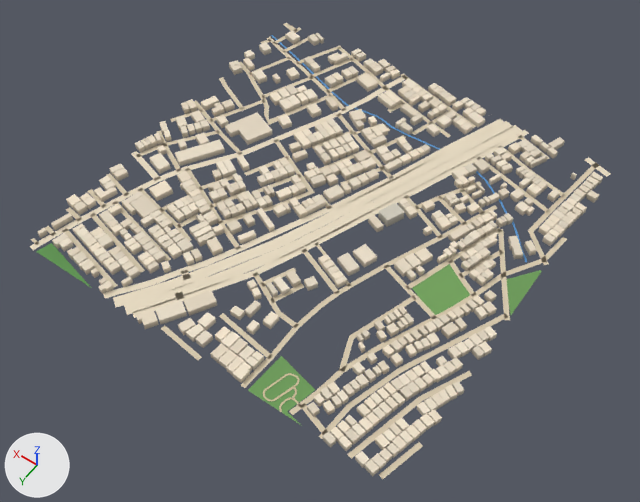
Renders of the glTF model public/assets/bengaluru-region-v1/tiles/t-17_-1-l0.glb from each side of a commit.
Rendered twice from a 50 mm lens placed at (-8644.0, 320.0, 801.0), pointed at (-8267.0, -208.0, -29.0). The axes (+X, +Y, +Z) are drawn at lower left. The lights are the same throughout. The picture after the commit comes second.

The older version as bpy lines, for what is in view:
```python
me_building = bpy.data.meshes.new('building')
me_building.from_pydata(...)  # 5004 vertices, 6311 faces; spans x -6.0..507.0, y -8.0..506.0, z 0.0..12.0
me_building.materials.append(mat_building)
me_ground = bpy.data.meshes.new('ground')
me_ground.from_pydata(...)  # 1042 vertices, 840 faces; spans x -3.0..503.0, y -4.0..504.0, z 1.0
me_ground.materials.append(mat_ground)
ob_building = bpy.data.objects.new('building', me_building)
ob_building.location = (-8500.0, -500.0, 0.0)
ob_ground = bpy.data.objects.new('ground', me_ground)
ob_ground.location = (-8500.0, -500.0, 0.0)
```
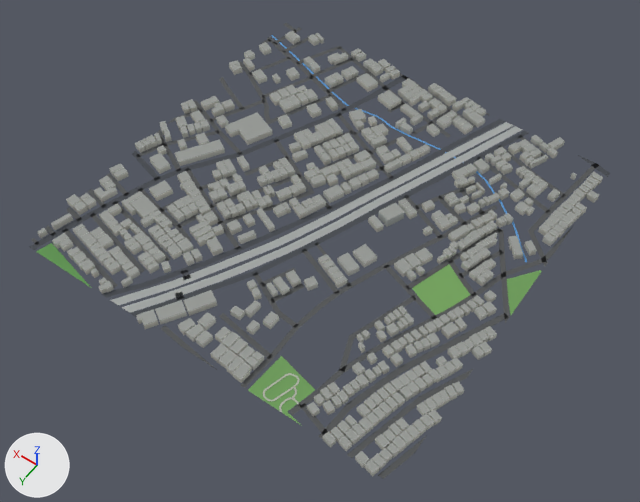
Pixel boxes [x1, y1, x2, y2] of what changed, in the pictures (640 x 502 px; the box of a moved part takes in the faces that stretch with it):
'ground', reshaped
    before: [30, 23, 611, 479]
    after: [30, 23, 610, 479]
part 1 of me_building, recoloured (pale yellow to light grey)
    both: [38, 31, 603, 476]
part 2 of me_ground, rebuilt
    before: [177, 201, 379, 297]
    after: [177, 201, 378, 295]
part 3 of me_ground, rebuilt
    before: [185, 193, 372, 283]
    after: [187, 194, 371, 282]
part 4 of me_ground, rebuilt
    before: [366, 121, 513, 200]
    after: [373, 126, 523, 206]
part 5 of me_ground, rebuilt (9% shorter)
    before: [113, 275, 190, 307]
    after: [111, 276, 189, 305]
part 6 of me_ground, rebuilt (9% wider, 16% taller)
    before: [379, 442, 423, 479]
    after: [378, 436, 426, 479]
part 7 of me_ground, rebuilt (7% shorter)
    before: [124, 289, 180, 315]
    after: [122, 289, 180, 313]
part 8 of me_ground, moved or reshaped
    before: [30, 23, 611, 412]
    after: [30, 23, 610, 412]
part 9 of me_ground, moved or reshaped
    before: [347, 315, 510, 459]
    after: [347, 315, 510, 458]
part 10 of me_ground, recoloured
    both: [30, 39, 599, 439]

Patch to the scene script:
```diff
--- a/public/assets/bengaluru-region-v1/tiles/t-17_-1-l0.glb.py
+++ b/public/assets/bengaluru-region-v1/tiles/t-17_-1-l0.glb.py
@@ me_building @@
 # used by ob_building; location = (-8500.0, -500.0, 0.0)
-me_building.from_pydata(...)  # 5004 vertices, 6311 faces; spans x -6.0..507.0, y -8.0..506.0, z 0.0..12.0
+me_building.from_pydata(...)  # 5004 vertices, 7618 faces; spans x -6.0..507.0, y -8.0..506.0, z 0.0..12.0
+# me_building part 1: 6311 kept faces spanning x -6.0..507.0, y -8.0..506.0, z 0.0..12.0 get new vertex colours; the middle colour goes from pale yellow #dbcfba to light grey #c3c5be
 me_building.materials.append(mat_building)
@@ me_ground @@
 # used by ob_ground; location = (-8500.0, -500.0, 0.0)
-me_ground.from_pydata(...)  # 1042 vertices, 840 faces; spans x -3.0..503.0, y -4.0..504.0, z 1.0
+me_ground.from_pydata(...)  # 1055 vertices, 853 faces; spans x 0.0..500.0, y 0.0..500.0, z 1.0
+# me_ground part 2: the loose piece of 26 vertices spanning x 200.0..318.0, y 213.0..452.0, z 1.0 is rebuilt with 26 vertices and now spans x 202.0..317.0, y 213.0..451.0, z 1.0
+# me_ground part 3: the loose piece of 20 vertices spanning x 213.0..323.0, y 208.0..432.0, z 1.0 is rebuilt with 20 vertices and now spans x 215.0..321.0, y 208.0..432.0, z 1.0
+# me_ground part 4: the loose piece of 16 vertices spanning x 135.0..226.0, y -2.0..212.0, z 1.0 is rebuilt with 16 vertices and now spans x 123.0..212.0, y 0.0..217.0, z 1.0
+# me_ground part 5: the loose piece of 10 vertices spanning x 310.0..366.0, y 426.0..504.0, z 1.0 is rebuilt with 10 vertices and now spans x 312.0..367.0, y 427.0..500.0, z 1.0
+# me_ground part 6: the loose piece of 6 vertices spanning x -3.0..16.0, y 448.0..501.0, z 1.0 is rebuilt with 6 vertices and now spans x 0.0..16.0, y 436.0..500.0, z 1.0
+# me_ground part 7: the loose piece of 6 vertices spanning x 306.0..350.0, y 445.0..504.0, z 1.0 is rebuilt with 8 vertices and now spans x 308.0..350.0, y 446.0..500.0, z 1.0
+# me_ground part 8: 34 vertices moved from x -3.0..503.0, y -1.0..503.0, z 1.0 to x 0.0..500.0, y 0.0..500.0, z 1.0; 62 vertices removed from x -2.0..503.0, y -4.0..502.0, z 1.0; 73 vertices added at x 0.0..500.0, y 0.0..500.0, z 1.0
+# me_ground part 9: 7 vertices moved from x -3.0..37.0, y 273.0..438.0, z 1.0 to x 0.0..38.0, y 271.0..443.0, z 1.0; 6 vertices removed from x -2.0..52.0, y 269.0..501.0, z 1.0; 6 vertices added at x 0.0..53.0, y 266.0..500.0, z 1.0
+# me_ground part 10: 639 kept faces spanning x 0.0..500.0, y 0.0..500.0, z 1.0 get new vertex colours; the middle colour goes from beige #d7c9ae to dark grey #535556
 me_ground.materials.append(mat_ground)
```
